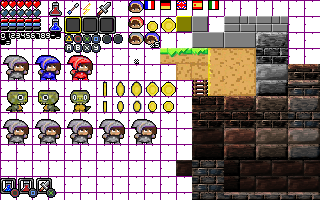
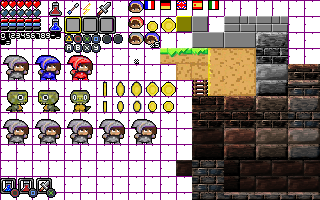
Two versions of the same layered image (320×200). Layer-by-layer changes:
painted on "Sprite-0001.png" over [67, 19, 113, 31]
